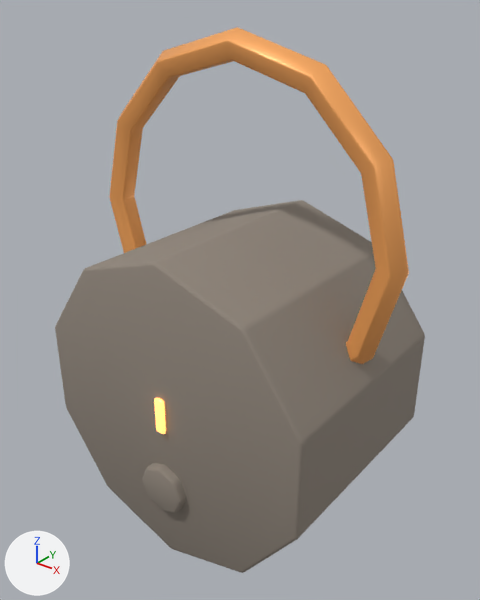
What one commit did to the glTF model public/assets/models/buildings/furnace.glb.
Before and after are seen from a 50 mm lens placed at (4.18, -5.19, 5.17), pointed at (0.03, 0.0, 1.95). The lights are fixed; the arrows at lower left show +X, +Y and +Z. The first picture is the older version. Where no turn or scale is listed for an object, it has been applied to the vertices.

The scene before the commit, as lines of its bpy script (objects in view):
```python
me_cylinder_055 = bpy.data.meshes.new('Cylinder.055')
me_cylinder_055.from_pydata(...)  # 112 vertices, 220 faces; spans x -0.29..0.29, y -1.35..1.35, z -0.29..0.29
me_cylinder_055.materials.append(mat_mat_furnace_stone)  # grey #90867c
me_cylinder_056 = bpy.data.meshes.new('Cylinder.056')
me_cylinder_056.from_pydata(...)  # 140 vertices, 276 faces; spans x -1.71..1.71, y -1.25..1.25, z -1.79..1.79
me_cylinder_056.materials.append(mat_mat_furnace_stone)  # grey #90867c
me_torus_018 = bpy.data.meshes.new('Torus.018')
me_torus_018.from_pydata(...)  # 204 vertices, 408 faces; spans x -1.95..1.95, y -0.15..0.15, z -1.95..1.95
me_torus_018.materials.append(mat_mat_furnace_accent)  # orange #ffad61
ob_furnacebody = bpy.data.objects.new('furnaceBody', me_cylinder_056)
ob_furnacebody.location = (0.0, 0.0, 1.0)
ob_furnacecrown = bpy.data.objects.new('furnaceCrown', me_torus_018)
ob_furnacecrown.location = (0.0, 0.0, 2.8)
ob_plinth = bpy.data.objects.new('plinth', me_cylinder_055)
ob_plinth.location = (0.0, 0.0, 0.15)
```
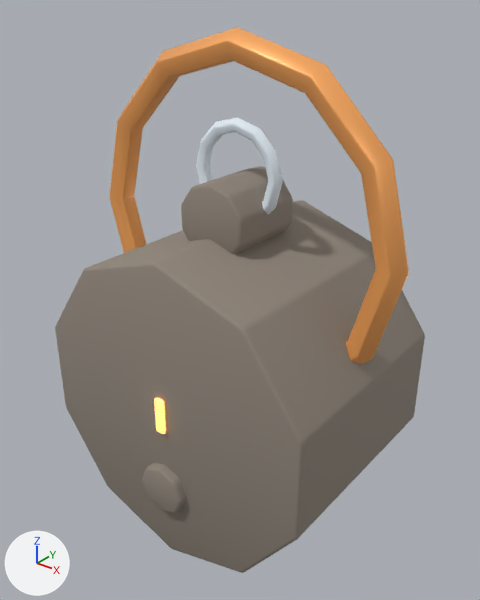
Location of each change, (x1, y1, x2, y2) in pixels of the pictures (480 x 600 px):
'chimney', added
    after: (181, 166, 293, 254)
'chimneyCap', added
    after: (196, 117, 283, 214)

The change, as a list of edits to the scene's bpy script:
```text
Add mat_mat_furnace_snow:
    mat_mat_furnace_snow = principled_material('MAT_furnace_snow')
    mat_mat_furnace_snow.base_color = (0.8, 0.9, 0.98)  # white #e7f3fd
    mat_mat_furnace_snow.roughness = 0.78
Add me_torus_054:
    me_torus_054.from_pydata(...)  # 180 vertices, 360 faces; spans x -0.555..0.555, y -0.071..0.071, z -0.555..0.555
    me_torus_054.materials.append(mat_mat_furnace_snow)  # white #e7f3fd
Add me_cylinder_089:
    me_cylinder_089.from_pydata(...)  # 140 vertices, 276 faces; spans x -0.399..0.399, y -0.45..0.45, z -0.414..0.414
    me_cylinder_089.materials.append(mat_mat_furnace_stone)  # grey #90867c
Add ob_chimneycap:
    ob_chimneycap = bpy.data.objects.new('chimneyCap', me_torus_054)
    ob_chimneycap.location = (0.0, 0.0, 3.38)
Add ob_chimney:
    ob_chimney = bpy.data.objects.new('chimney', me_cylinder_089)
    ob_chimney.location = (0.0, 0.0, 2.95)
```
